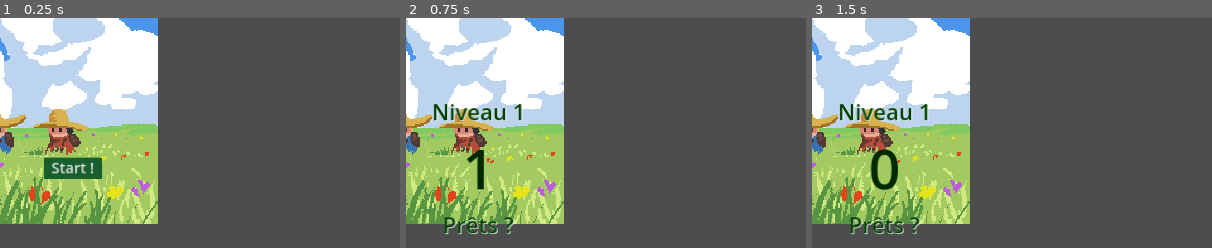
Above: before the commit, frames 1-3 (left to right).
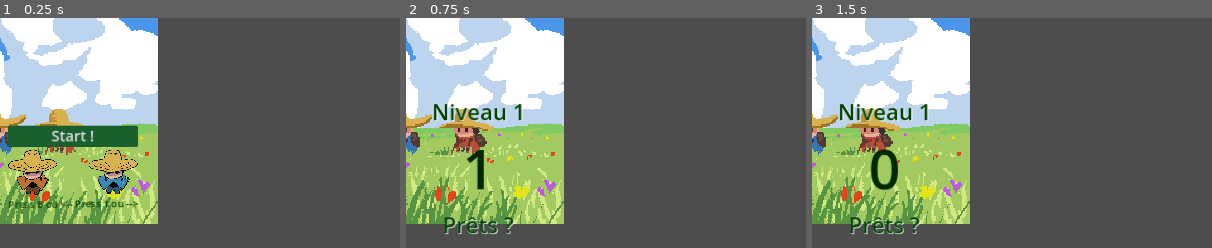
Above: after the commit, the same moments.

Repository: FablabMurat/2025GameJamCantal-1
Game: Godot game, scene res://root.tscn
The game is run twice, just before and just after one commit, with the same random seed, the same clock (stepped at 60 frames per second) and the same inputs.
Inputs:
- Up to frame 1 (0.25 s): no input
- Up to frame 2 (0.75 s): click "Start !" at 0.5 s
- Up to frame 3 (1.5 s): tap Enter (ui_accept) at 1.25 s; hold Right (ui_right) from 1.28 s (still down)
The pictures show only the part of the screen within x 41-91%, y 17-67%; the shares and areas given below are measured in that part.

The runs differ from the first frame. In frame 1, 7.2% of the frame differs, in the area x 2-35%, y 46-83%; in frame 2, nothing differs; in frame 3, nothing differs.

Commit message:
Préparation de l'utilisation de plusieurs manettes

Diff:
--- a/niveau.gd
+++ b/niveau.gd
@@ -10,6 +10,7 @@
 @export var duree : int = 120
 
 var persos : Array[Perso]
+var jdevice : Array[int]
 
 signal niveaufini
 signal cueillette(nperso : int, flowertype : int)
@@ -21,6 +22,10 @@
 		if node is Plante :
 			fleurpartie(node.flowertype)
 			)
+
+func addjoy(j1dev, j2dev):
+	jdevice.append(j1dev)
+	jdevice.append(j2dev)
 
 # Called when the node enters the scene tree for the first time.
 func _ready() -> void:
@@ -111,6 +116,7 @@
 		perso.start(i,mission)
 		perso.cueillette.connect(fleurcueillie.bind())
 		perso.missionfinie.connect(endoflevel.bind())
+		perso.setdevice(jdevice[i-1])
 		persos.append(perso)
 		add_child(perso)
 
--- a/perso.gd
+++ b/perso.gd
@@ -20,6 +20,7 @@
 
 var mission : Array[int]
 var collected : Array[int]
+var device : int
 
 signal cueillette(perso : Perso,flower : Plante)
 signal missionfinie(nwinner : int)
@@ -45,6 +46,8 @@
 
 	$AnimatedSprite2D.sprite_frames = load("res://joueur_%d.tres" % nperso)
 
+func setdevice(jdev):
+	device == jdev
 
 func _physics_process(delta):
 	if is_stunned:
--- a/project.godot
+++ b/project.godot
@@ -84,3 +84,13 @@
 "events": [Object(InputEventKey,"resource_local_to_scene":false,"resource_name":"","device":-1,"window_id":0,"alt_press …(195 unchanged characters)…
 ]
 }
+choose_1={
+"deadzone": 0.5,
+"events": [Object(InputEventJoypadButton,"resource_local_to_scene":false,"resource_name":"","device":-1,"button_index":2,"pressure":0.0,"pressed":false,"script":null)
+]
+}
+choose_2={
+"deadzone": 0.5,
+"events": [Object(InputEventJoypadButton,"resource_local_to_scene":false,"resource_name":"","device":-1,"button_index":1,"pressure":0.0,"pressed":false,"script":null)
+]
+}
--- a/root.gd
+++ b/root.gd
@@ -2,12 +2,16 @@
 
 var MAXLEVEL = 5
 var level
+var waitingtostart : bool
 
 @export var newlevel_timer : float = 3.0
 @export_range(0, 1, 0.1) var master_volume : float = 1
 @export_range(0, 1, 0.1) var music_volume : float = 0.2
 @export_range(0, 1, 0.1) var SFX_volume : float = 1
 @export var disable_start_countdown : bool = false
+
+var j1device : int
+var j2device : int
 
 var zonejeu : ZoneJeu
 var score : Array[int]
@@ -36,6 +40,7 @@
 	%StartButton.show()
 	$TimerInactivite.stop()
 	#TODO : il faudrait aussi que le start soit déclenché par une action manette
+	waitingtostart = true
 
 # Click sur bouton Start/Restart
 func _on_start_button_up() -> void:
@@ -48,6 +53,7 @@
 	$TimerInactivite.stop()
 	%VBoxScore.hide()
 	%StartButton.hide()
+	%HBoxChoiceJoy.hide()
 	%Label.text = "Niveau %d" % level
 	%Label.show()
 	startCountdown(newlevel_timer," Prêts ? ")
@@ -68,7 +74,7 @@
 	$PanelContainer/TextureRectInter.hide()
 	var zonejeutscn = load("res://zonejeu.tscn")
 	zonejeu = zonejeutscn.instantiate()
-	zonejeu.initlevel(level)
+	zonejeu.initlevel(level,j1device,j2device)
 	zonejeu.niveaufini.connect(endoflevel.bind())
 	zonejeu.process_mode = Node.PROCESS_MODE_PAUSABLE
 	$PanelContainer.add_sibling(zonejeu)
@@ -141,6 +147,20 @@
 	# Se déclenche quand on a fini une partie et qu'on ne fait par Restart
 	intro()
 
+func _input(event : InputEvent):
+	if not waitingtostart: return
+	if event.is_action_pressed("choose_1"):
+		# Une manette a actionné le bouton rond ou B
+		# Ce sera la joueur 1
+		print ("J1=",event.device)
+		j1device = event.device
+		start()
+	elif event.is_action_pressed("choose_2"):
+		# Une manette a actionné le bouton carré ou X
+		print ("J2=",event.device)
+		j2device = event.device
+		start()
+
 func _unhandled_input(event: InputEvent):
 	if (event.is_action_released("ui_cancel")):
 		if not get_tree().paused :
--- a/root.tscn
+++ b/root.tscn
@@ -6,6 +6,8 @@
 [ext_resource type="AudioStream" uid="uid://b8qv8j44wxj5e" path="res://Ressources/Sons/les fleurs.mp3" id="3_hml4y"]
 [ext_resource type="PackedScene" uid="uid://di5rfh0qr07fm" path="res://countdown.tscn" id="4_a785y"]
 [ext_resource type="Theme" uid="uid://mcmvysh7s1ap" path="res://design.tres" id="5_1hc85"]
+[ext_resource type="Texture2D" uid="uid://c6ukonhwxuqiq" path="res://Ressources/Images/character_01_face.png" id="6_rq5pv"]
+[ext_resource type="Texture2D" uid="uid://c0qsnkcjycig1" path="res://Ressources/Images/character_02_face.png" id="7_foaso"]
 
 [sub_resource type="StyleBoxFlat" id="StyleBoxFlat_wqx0i"]
 bg_color = Color(0.180392, 0.305882, 0.243137, 0.752941)
@@ -90,6 +92,47 @@
 theme = ExtResource("5_1hc85")
 text = "Start !"
 
+[node name="HBoxChoiceJoy" type="HBoxContainer" parent="CenterContainer/VBoxContainer"]
+unique_name_in_owner = true
+custom_minimum_size = Vector2(0, 50)
+layout_mode = 2
+
+[node name="VBoxJ1" type="VBoxContainer" parent="CenterContainer/VBoxContainer/HBoxChoiceJoy"]
+layout_mode = 2
+size_flags_vertical = 0
+
+[node name="TextureRectJ1" type="TextureRect" parent="CenterContainer/VBoxContainer/HBoxChoiceJoy/VBoxJ1"]
+custom_minimum_size = Vector2(80, 0)
+layout_mode = 2
+size_flags_horizontal = 0
+texture = ExtResource("6_rq5pv")
+expand_mode = 5
+
+[node name="LabelJ1" type="Label" parent="CenterContainer/VBoxContainer/HBoxChoiceJoy/VBoxJ1"]
+layout_mode = 2
+size_flags_horizontal = 0
+theme_override_colors/font_color = Color(0, 0.25098, 0, 1)
+theme_override_font_sizes/font_size = 16
+text = "Press B ou <--"
+
+[node name="VBoxJ2" type="VBoxContainer" parent="CenterContainer/VBoxContainer/HBoxChoiceJoy"]
+layout_mode = 2
+size_flags_vertical = 0
+
+[node name="TextureRectJ2" type="TextureRect" parent="CenterContainer/VBoxContainer/HBoxChoiceJoy/VBoxJ2"]
+custom_minimum_size = Vector2(80, 0)
+layout_mode = 2
+size_flags_horizontal = 8
+texture = ExtResource("7_foaso")
+expand_mode = 5
+
+[node name="LabelJ2" type="Label" parent="CenterContainer/VBoxContainer/HBoxChoiceJoy/VBoxJ2"]
+layout_mode = 2
+size_flags_horizontal = 8
+theme_override_colors/font_color = Color(0, 0.25098, 0, 1)
+theme_override_font_sizes/font_size = 16
+text = "Press 1 ou -->"
+
 [node name="PauseContainer" type="PanelContainer" parent="."]
 process_mode = 3
 offset_right = 403.0
--- a/zonejeu.gd
+++ b/zonejeu.gd
@@ -6,11 +6,12 @@
 
 signal niveaufini(winner : Perso)
 
-func initlevel(level: int):
+func initlevel(level: int, j1dev:int = 0, j2dev:int = 0):
 	var leveltscn = load("res://niveau_%d.tscn" % level)
 	niveau = leveltscn.instantiate()
 	niveau.cueillette.connect(removeflower.bind())
 	niveau.niveaufini.connect(endoflevel.bind())
+	niveau.addjoy(j1dev,j2dev)
 	%MarkerLevel.add_child(niveau)
 
 	# La partie contenu de la mission : fleurs à collecter
Not shown: 1 places in root.tscn that only renumber resources
